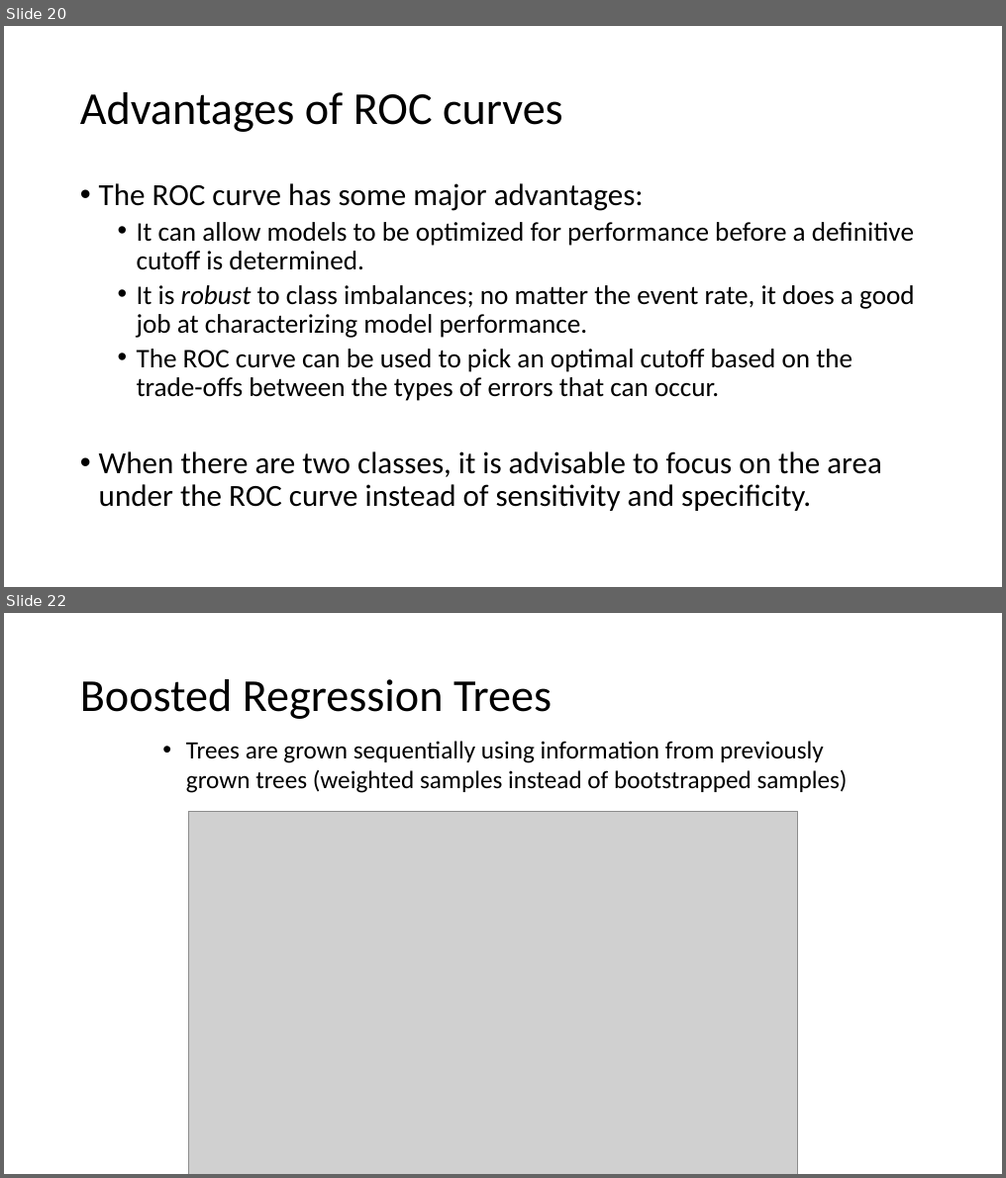
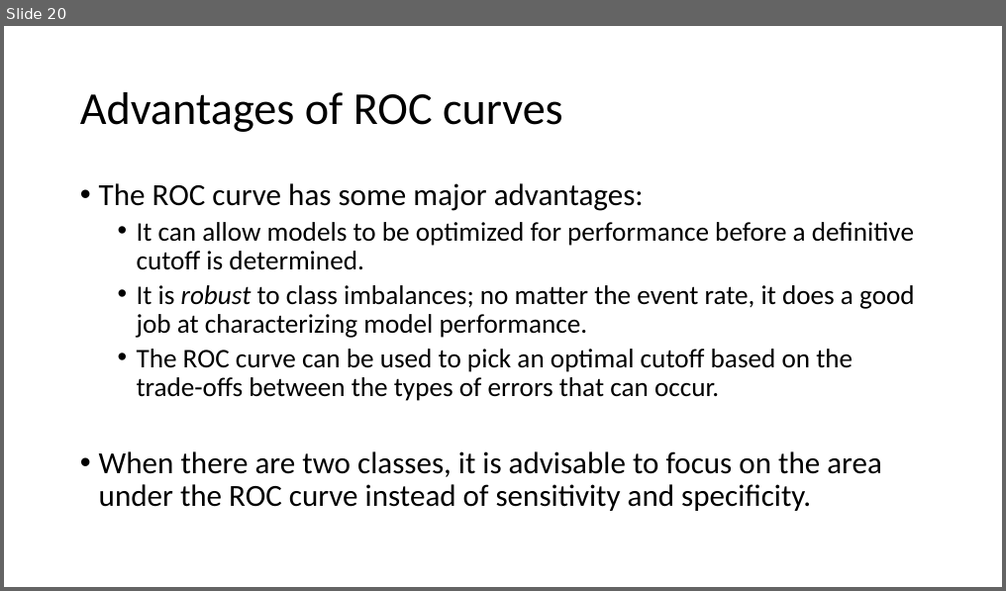
Before and after one commit to serina-robinson/TARA-thiolases, a slide deck: slides/intro_to_machine_learning.pptx. Shown one above the other, each under a label of ours: slides 20 and 22 before the commit, slide 20 after it; the slides between them are not shown. The pictures are 1006x1178 and 1006x591 pixels, drawn with LibreOffice and Linux fonts; fonts in the diff are those of the drawing; grey boxes stand for pictures. Boxes give left, top, right and bottom in pixels: in the first picture for what was removed or moved away, otherwise in the second. Text is boxed around its words. In the diff, an @@ line names an element or a change of style, - is before the commit and + after.

```diff
--- a/slides/intro_to_machine_learning.pptx
+++ b/slides/intro_to_machine_learning.pptx
@@ slide 22 removed at (4, 613, 1002, 1174), background #FFFFFF @@
@@ title removed at (80, 679, 551, 719) @@
-Boosted Regression Trees
@@ text removed at (186, 741, 847, 793) @@
-• Trees are grown sequentially using information from previously grown trees (weighted samples instead of bootstrapped samples)
@@ picture removed at (189, 811, 798, 1174) @@
```
Also in this commit, not shown: 1 other slide removed, 2 other files.
